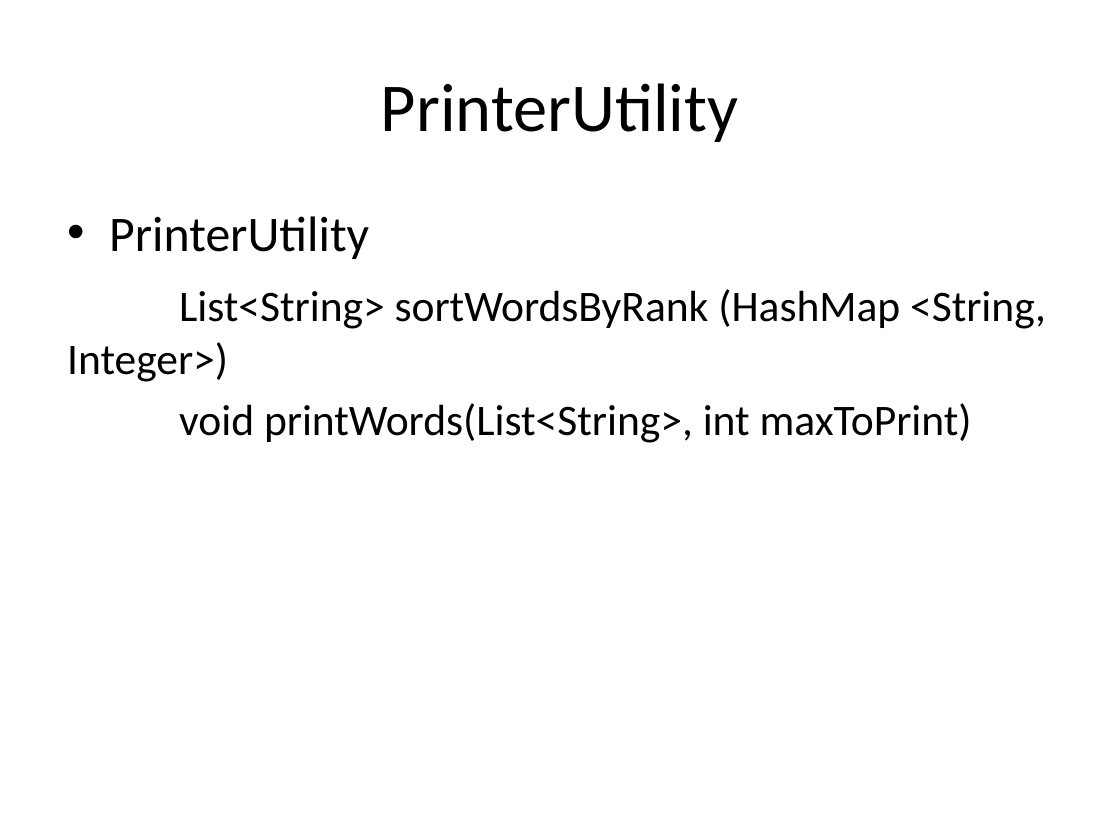
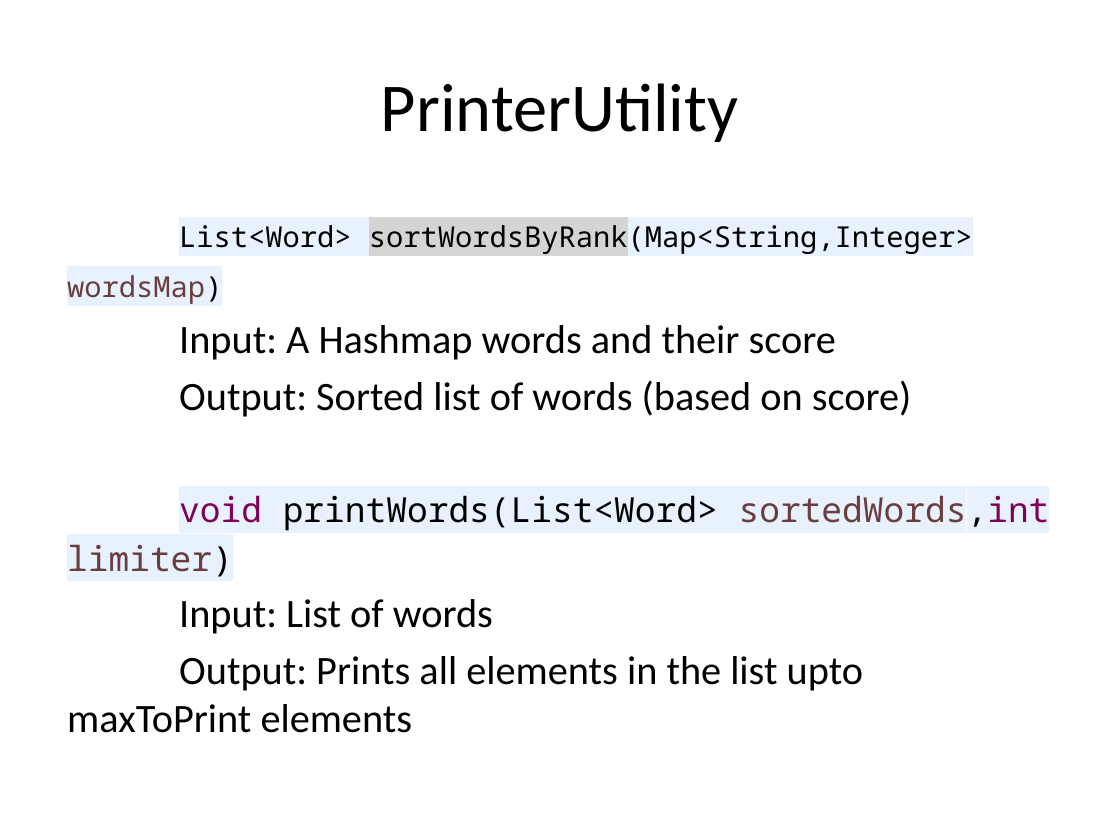
Before and after one commit to apoorvumang/Scrabble, a slide deck: slide 6 of Scrabble Word Suggestor.pptx (slide 5 before the commit). Drawn at 1120x840 pixels with LibreOffice and Linux fonts; fonts in the diff are those of the drawing. Boxes give left, top, right and bottom in pixels: in the first picture for what was removed or moved away, otherwise in the second. Text is boxed around its words. In the diff, an @@ line names an element or a change of style, - is before the commit and + after.

Commit message:
updated ppt

```diff
--- a/Scrabble Word Suggestor.pptx
+++ b/Scrabble Word Suggestor.pptx
@@ text at [67,220,1050,733]: text changed; size 28 to 25.9 pt @@
-• PrinterUtility
-List<String> sortWordsByRank (HashMap <String, Integer>)
-void printWords(List<String>, int maxToPrint)
+List<Word> sortWordsByRank(Map<String,Integer> wordsMap)
+Input: A Hashmap words and their score
+Output: Sorted list of words (based on score)
+void printWords(List<Word> sortedWords,int limiter)
+Input: List of words
+Output: Prints all elements in the list upto maxToPrint elements
```
Also in this commit, not shown: 3 other slides changed, 1 slide added, 6 other files.
